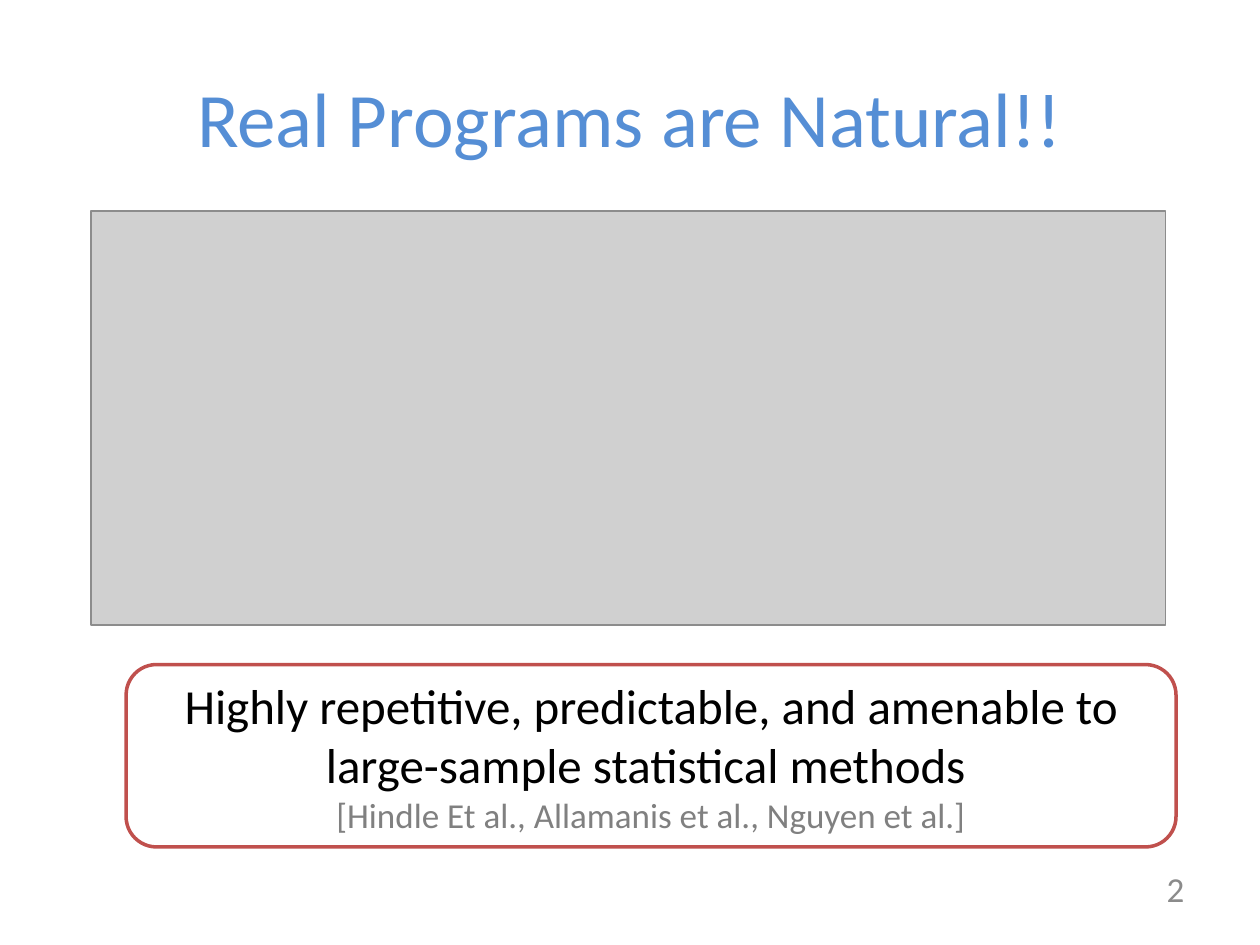
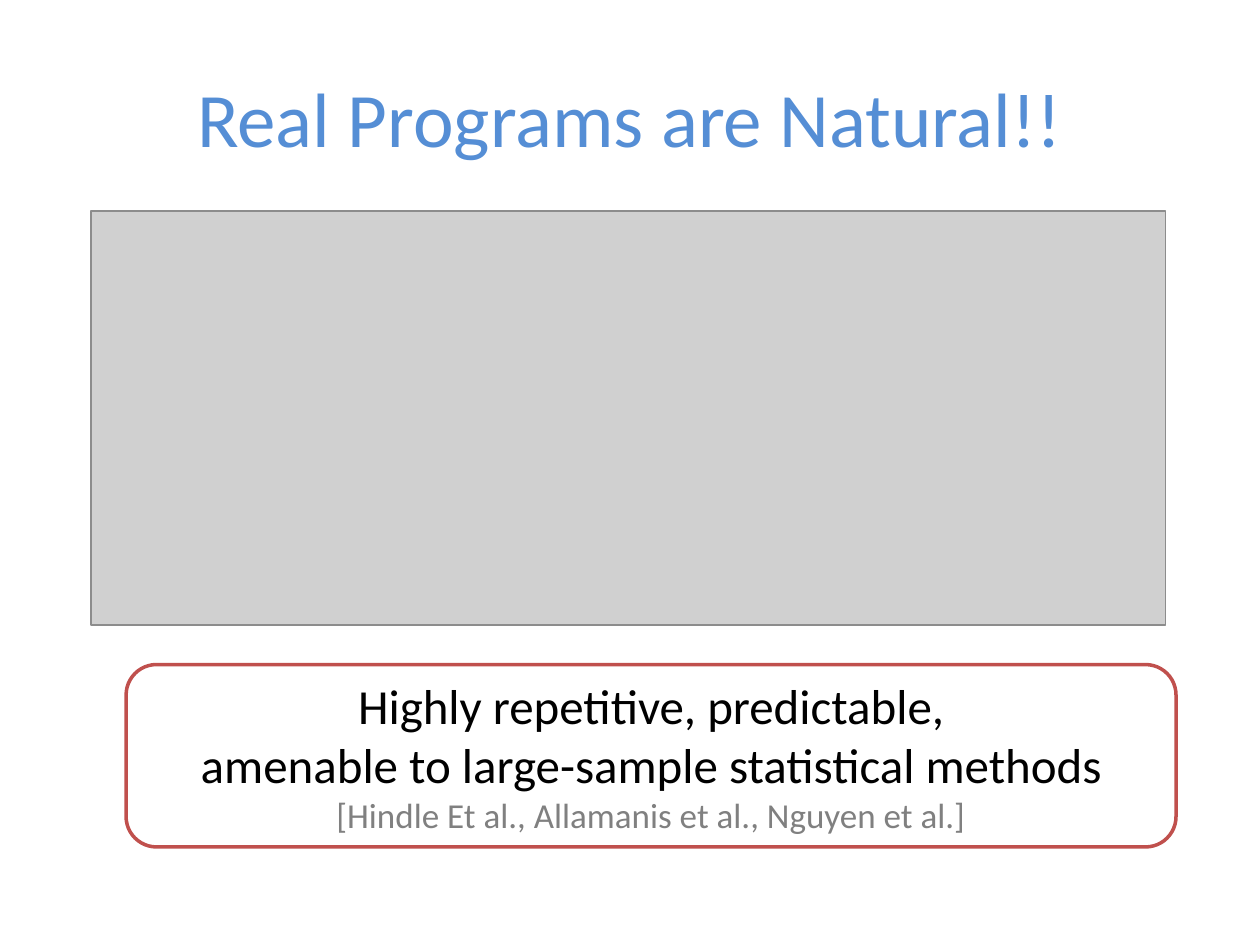
Before and after one commit to baishakhir/baishakhir.github.io, a slide deck: slide 4 of uploads/icse16-naturalness.pptx (slide 2 before the commit). Drawn at 1260x945 pixels with LibreOffice and Linux fonts; fonts in the diff are those of the drawing; grey boxes stand for pictures. Boxes give left, top, right and bottom in pixels: in the first picture for what was removed or moved away, otherwise in the second. Text is boxed around its words. In the diff, an @@ line names an element or a change of style, - is before the commit and + after.

Commit message:
adding naturalness pptx

```diff
--- a/uploads/icse16-naturalness.pptx
+++ b/uploads/icse16-naturalness.pptx
@@ text in rounded rectangle at box(201, 690, 1102, 792): text changed @@
-Highly repetitive, predictable, and amenable to large-sample statistical methods
+Highly repetitive, predictable,
+amenable to large-sample statistical methods
@@ page number removed at box(1167, 879, 1185, 902) @@
-2
```
Also in this commit, not shown: 26 other slides changed, 7 slides added, 1 slide removed.
